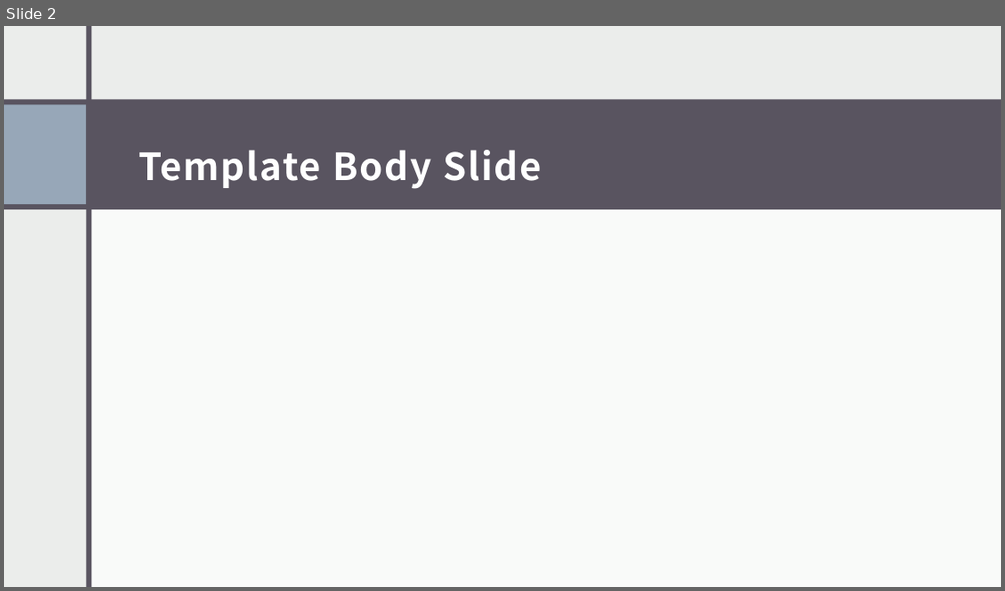
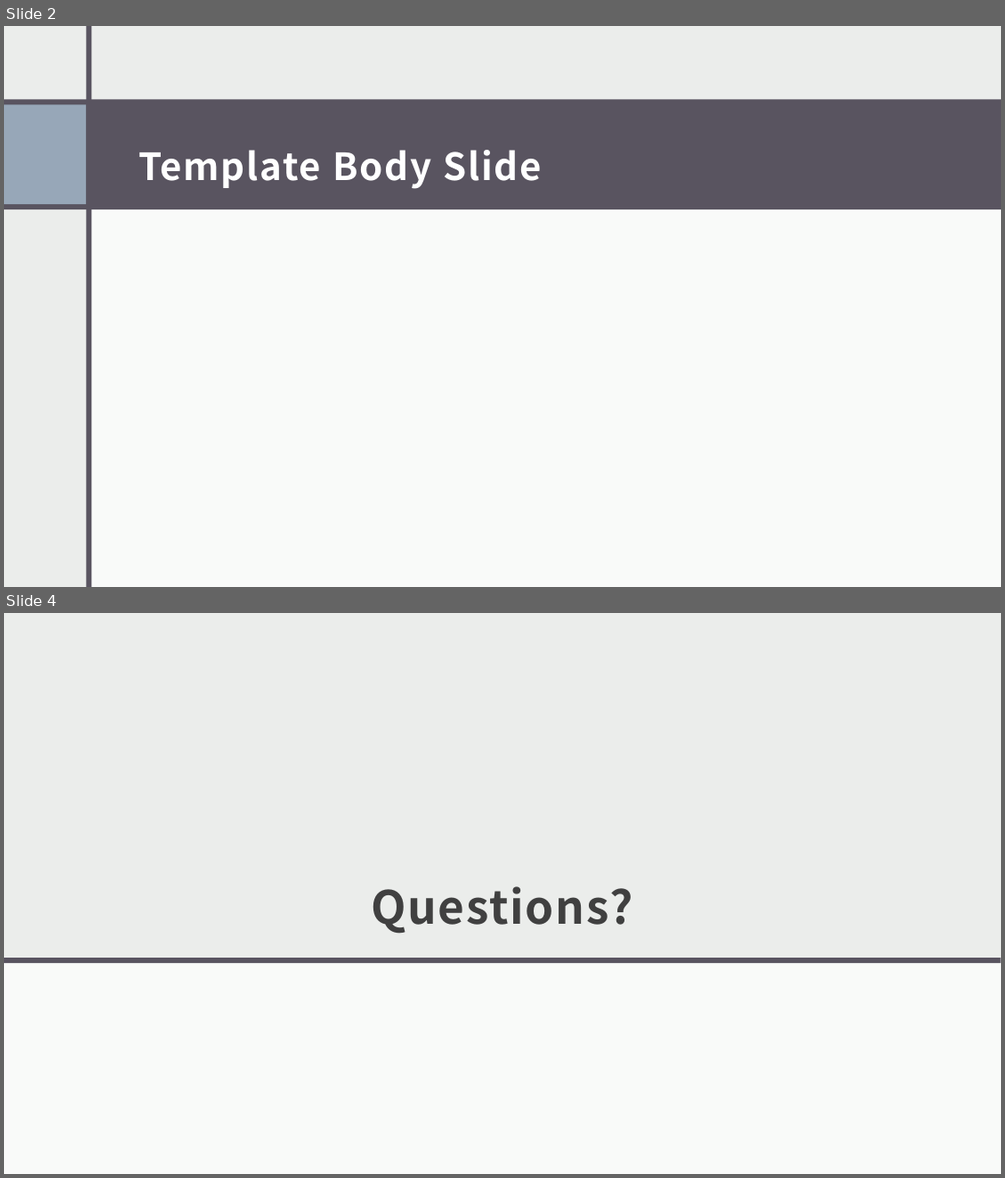
Before and after one commit to masoncfrancis/CS3450-5-App, a slide deck: docs/Presentation.pptx. Shown one above the other, each under a label of ours: slide 2 before the commit, slides 2 and 4 after it; the slides between them are not shown. The pictures are 1005x591 and 1005x1178 pixels, drawn with LibreOffice and Linux fonts; fonts in the diff are those of the drawing. Boxes give left, top, right and bottom in pixels: in the first picture for what was removed or moved away, otherwise in the second. Text is boxed around its words. In the diff, an @@ line names an element or a change of style, - is before the commit and + after.

```diff
--- a/docs/Presentation.pptx
+++ b/docs/Presentation.pptx
@@ slide 4 added at <box>4,613,1001,1174</box>, background #EBEDEB @@
@@ title added at <box>371,886,633,933</box>, 44 pt, text #404040, bold @@
+Questions?
@@ rectangle added at <box>4,957,1001,1174</box>, fill #FFFFFF at 75% opacity @@
@@ rectangle added at <box>4,957,1001,963</box>, fill #595460 @@
```
Also in this commit, not shown: 1 other slide added, 1 slide removed.
